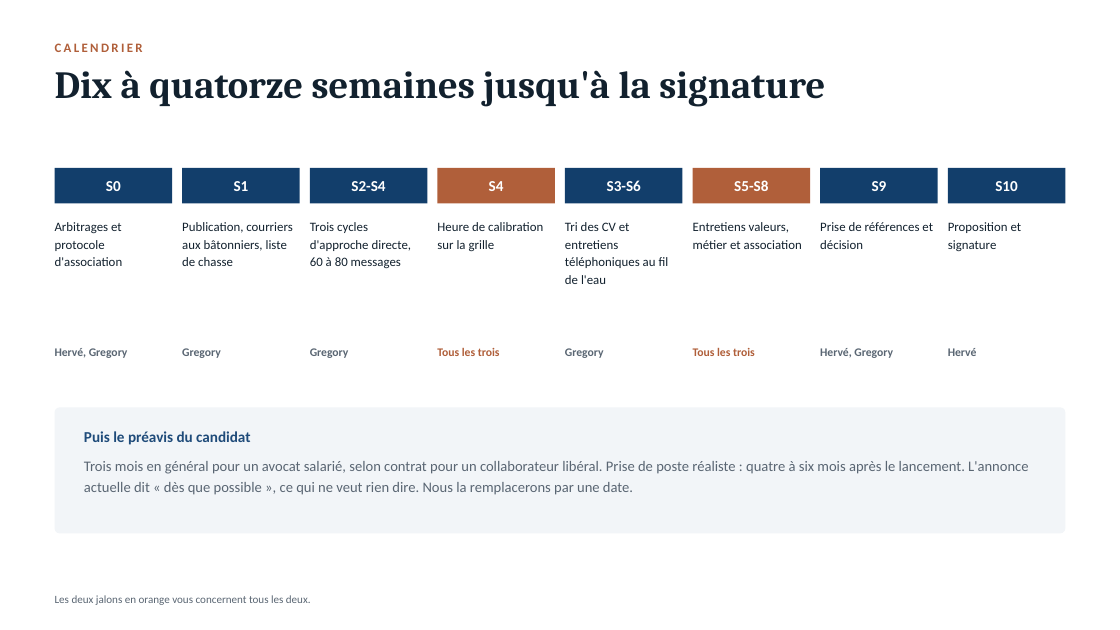
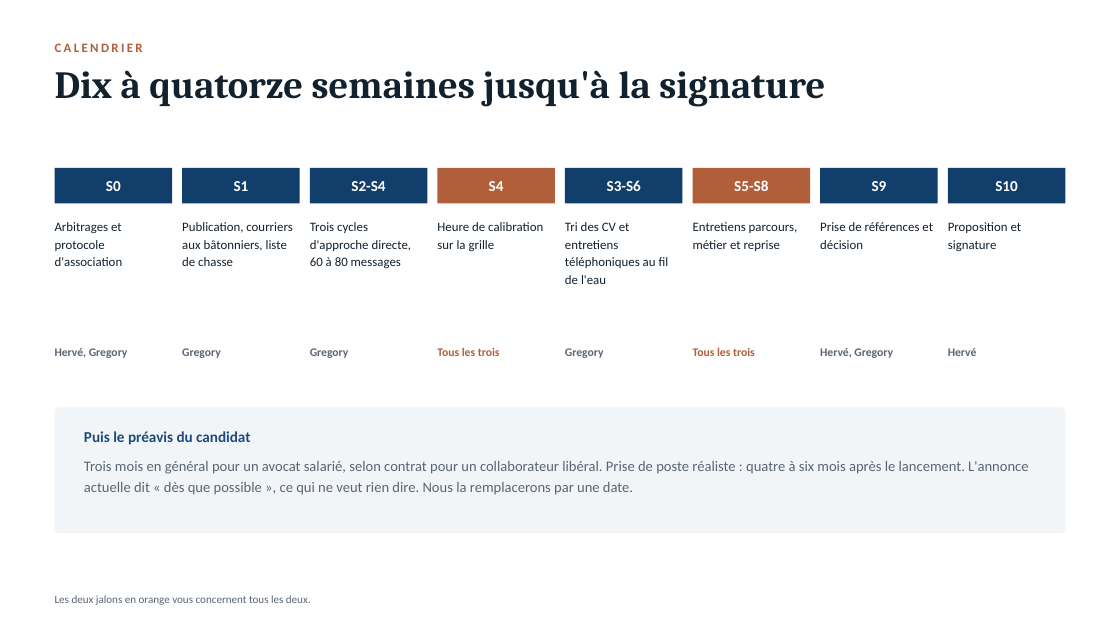
Before and after one commit to levygr/Recrutement, a slide deck: slide 16 of Plan-de-recrutement-presentation.pptx. Drawn at 1120x630 pixels with LibreOffice and Linux fonts; fonts in the diff are those of the drawing. Boxes give left, top, right and bottom in pixels: in the first picture for what was removed or moved away, otherwise in the second. Text is boxed around its words. In the diff, an @@ line names an element or a change of style, - is before the commit and + after.

```diff
--- a/Plan-de-recrutement-presentation.pptx
+++ b/Plan-de-recrutement-presentation.pptx
@@ text at [693, 222, 798, 251]: text changed @@
-Entretiens valeurs, métier et association
+Entretiens parcours, métier et reprise
```
Also in this commit, not shown: 3 other slides changed, 9 other files.
